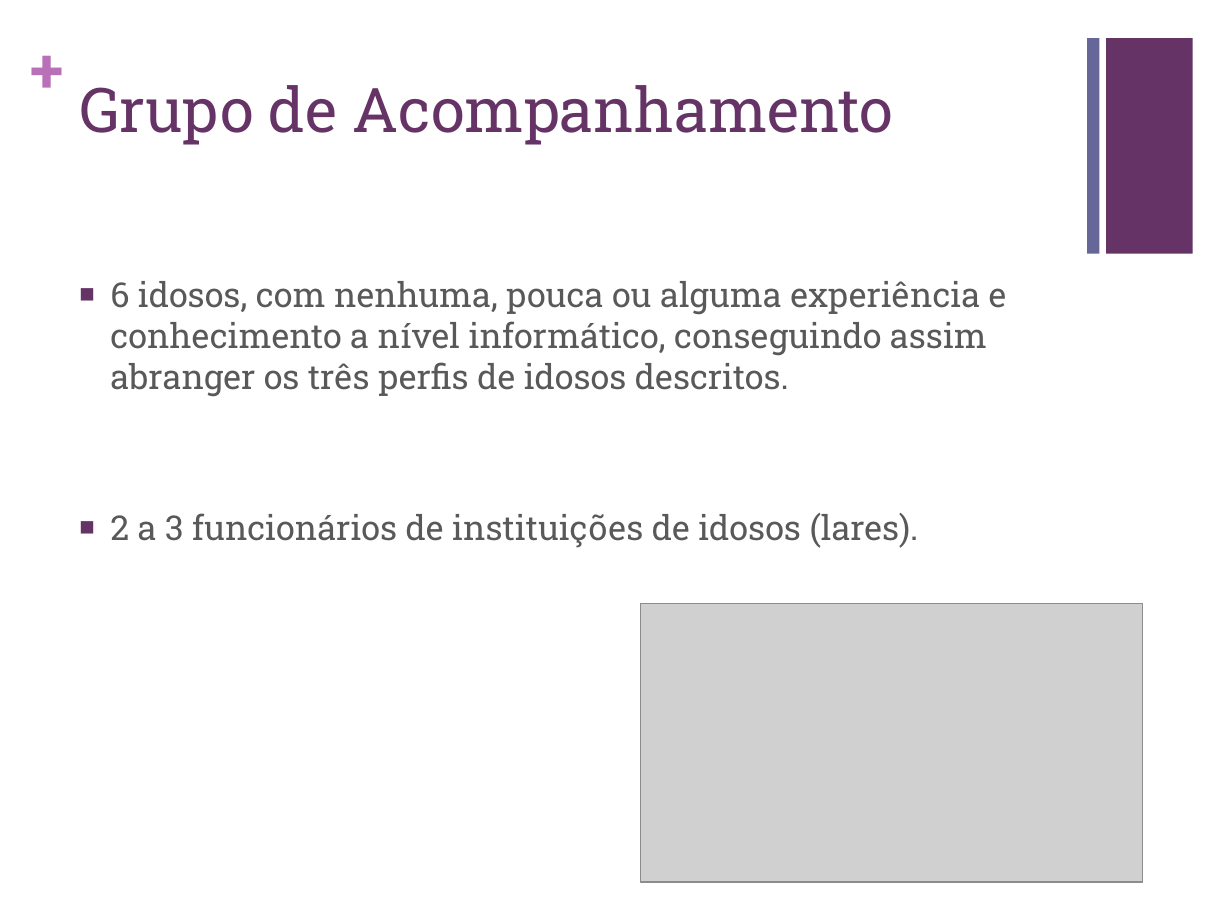
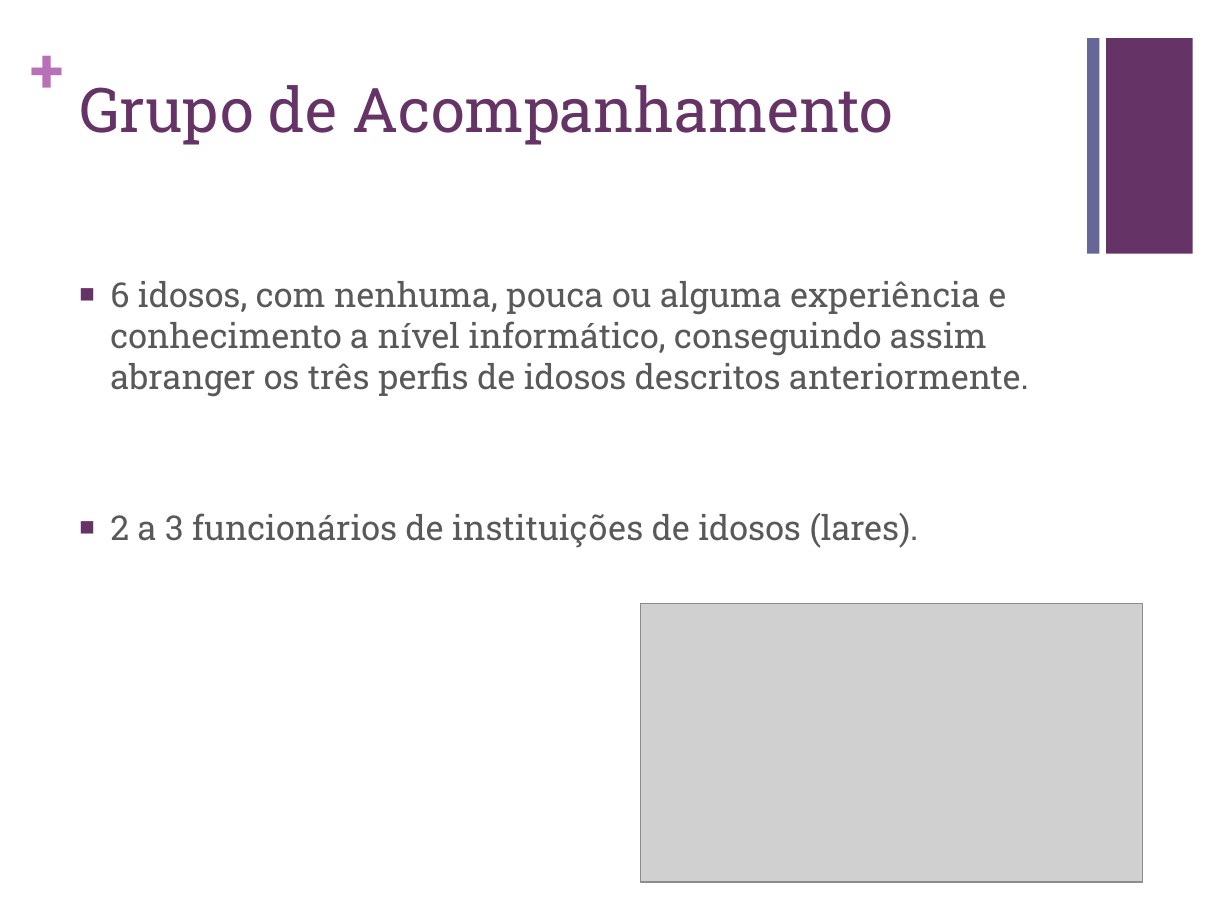
Before and after one commit to carboned4/C_C_U-2015-10, a slide deck: slide 6 of Apresentação - Lab01.pptx. Drawn at 1232x924 pixels with LibreOffice and Linux fonts; fonts in the diff are those of the drawing; grey boxes stand for pictures. Boxes give left, top, right and bottom in pixels: in the first picture for what was removed or moved away, otherwise in the second. Text is boxed around its words. In the diff, an @@ line names an element or a change of style, - is before the commit and + after.

```diff
--- a/Apresentação - Lab01.pptx
+++ b/Apresentação - Lab01.pptx
@@ text at (110,281,1029,397): text changed @@
-■ 6 idosos, com nenhuma, pouca ou alguma experiência e conhecimento a nível informático, conseguindo assim abranger os três perfis de idosos descritos.
+■ 6 idosos, com nenhuma, pouca ou alguma experiência e conhecimento a nível informático, conseguindo assim abranger os três perfis de idosos descritos anteriormente.
```
Also in this commit, not shown: 3 other files.
